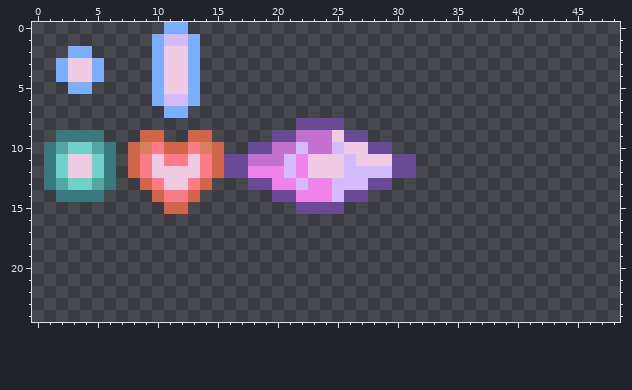
Pixel-art file -- assets/textures/bullets/bullets.aseprite. The picture above was drawn from the file before the commit.
96x96 pixels, 1 frame. Shown: x 0..48, y 0..24.
After the commit:
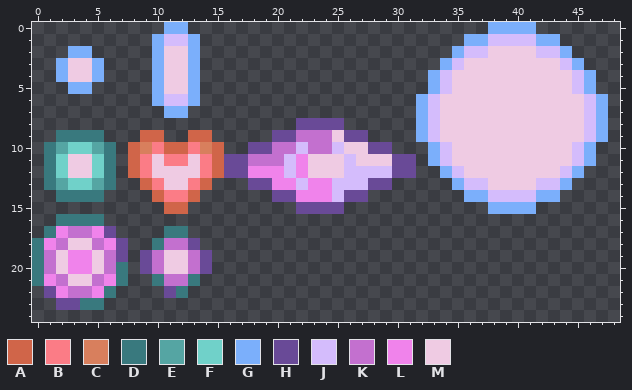
Palette (. is transparent): A #d06549  B #fb7c86  C #d87f5d  D #39797e  E #55a5a3  F #70d1c9  G #7baffb  H #694a97  J #d4bcfc  K #c370cf  L #f083eb  M #efcbe3
Edits made:
@@ x 0..48 @@
- 0 ...........GG....................................
- 1 ..........GJJG...................................
- 2 ...GG.....GMMG...................................
- 3 ..GMMG....GMMG...................................
- 4 ..GMMG....GMMG...................................
- 5 ...GG.....GMMG...................................
- 6 ..........GJJG...................................
- 7 ...........GG....................................
- 8 ......................HHHH.......................
- 9 ..DDDD...AA..AA.....HHKKKMHH.....................
-10 .DEFFED.ACBAABCA..HHKKJKKJMMHH...................
-11 .DFMMFD.ABMBBMBAHHKKKJLMMMJMMMHH.................
-12 .DFMMFD.ABMMMMBAHHLLLJLMMMJJJJHH.................
-13 .DEFFED..ABMMBA...HHLLJLLJJJHH...................
-14 ..DDDD....ABBA......HHLLLJHH.....................
-15 ...........AA.........HHHH.......................
-16 .................................................
-17 .................................................
-18 .................................................
-19 .................................................
-20 .................................................
-21 .................................................
-22 .................................................
-23 .................................................
+ 0 ...........GG.........................GGGG.......
+ 1 ..........GJJG......................GGJJJJGG.....
+ 2 ...GG.....GMMG.....................GJJMMMMJJG....
+ 3 ..GMMG....GMMG....................GJMMMMMMMMJG...
+ 4 ..GMMG....GMMG...................GJMMMMMMMMMMJG..
+ 5 ...GG.....GMMG...................GJMMMMMMMMMMJG..
+ 6 ..........GJJG..................GJMMMMMMMMMMMMJG.
+ 7 ...........GG...................GJMMMMMMMMMMMMJG.
+ 8 ......................HHHH......GJMMMMMMMMMMMMJG.
+ 9 ..DDDD...AA..AA.....HHKKKMHH....GJMMMMMMMMMMMMJG.
+10 .DEFFED.ACBAABCA..HHKKJKKJMMHH...GJMMMMMMMMMMJG..
+11 .DFMMFD.ABMBBMBAHHKKKJLMMMJMMMHH.GJMMMMMMMMMMJG..
+12 .DFMMFD.ABMMMMBAHHLLLJLMMMJJJJHH..GJMMMMMMMMJG...
+13 .DEFFED..ABMMBA...HHLLJLLJJJHH.....GJJMMMMJJG....
+14 ..DDDD....ABBA......HHLLLJHH........GGJJJJGG.....
+15 ...........AA.........HHHH............GGGG.......
+16 ..DDDD...........................................
+17 .DLKKLH....DD....................................
+18 DLKMMKLH..DKKH...................................
+19 DKMLLMKH.HKMMKH..................................
+20 DKMLLMKD.HKMMKH..................................
+21 DLKMMKLD..DKKD...................................
+22 .HLKKLD....HD....................................
+23 ..HHDD...........................................
 24 .................................................
Where, in picture pixels (left, top, right, bottom), the same in both pictures:
added: (416, 22, 608, 214)
added: (32, 214, 212, 310)
